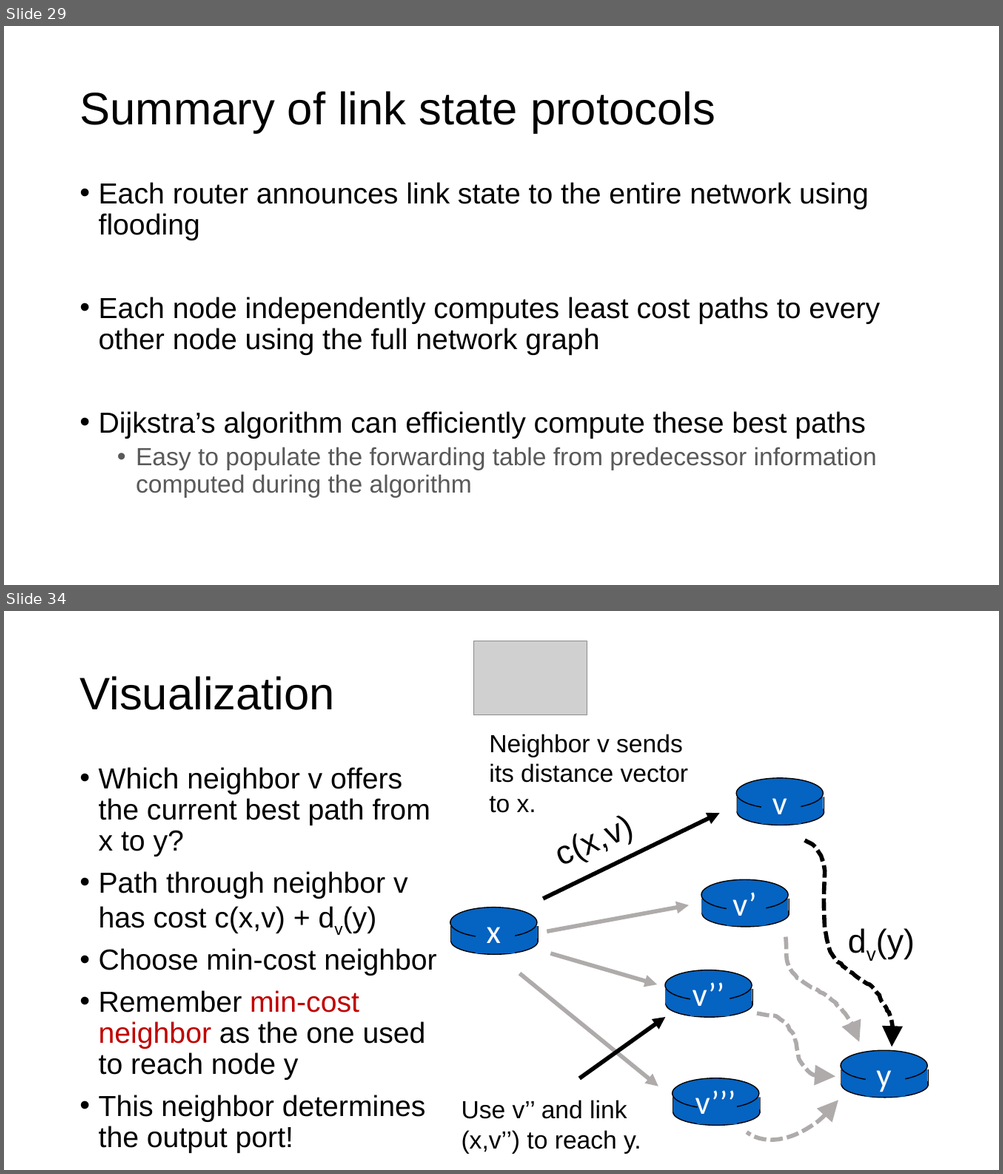
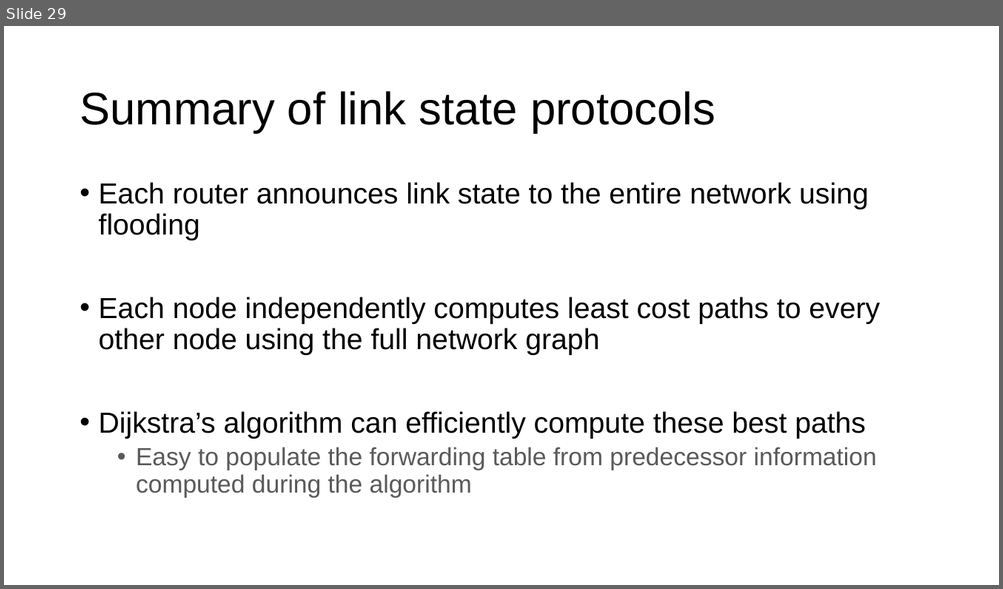
Before and after one commit to ngsrinivas/coursegen, a slide deck: ex/352-F24/staging/352-F24/lectures/23-net-debugging-routing.pptx. Shown one above the other, each under a label of ours: slides 29 and 34 before the commit, slide 29 after it; the slides between them are not shown. The pictures are 1003x1174 and 1003x589 pixels, drawn with LibreOffice and Linux fonts; fonts in the diff are those of the drawing; grey boxes stand for pictures. Boxes give left, top, right and bottom in pixels: in the first picture for what was removed or moved away, otherwise in the second. Text is boxed around its words. In the diff, an @@ line names an element or a change of style, - is before the commit and + after.

```diff
--- a/ex/352-F24/staging/352-F24/lectures/23-net-debugging-routing.pptx
+++ b/ex/352-F24/staging/352-F24/lectures/23-net-debugging-routing.pptx
@@ slide 34 removed at (4, 611, 999, 1170), background #FFFFFF @@
@@ picture removed at (473, 641, 586, 715) @@
@@ title removed at (79, 676, 335, 710) @@
-Visualization
@@ text removed at (489, 734, 688, 813) @@
-Neighbor v sends its distance vector to x.
@@ text removed at (99, 767, 436, 1153) @@
-• Which neighbor v offers the current best path from x to y?
-• Path through neighbor v has cost c(x,v) + dv(y)
-• Choose min-cost neighbor
-• Remember min-cost neighbor as the one used to reach node y
-• This neighbor determines the output port!
@@ group removed at (736, 778, 824, 825): 2 ellipses, 2 lines, 2 rectangles, 1 text @@
-v
@@ arrow removed from (543, 899) to (720, 813) @@
@@ text removed at (334, 833, 601, 935) @@
-c(x,v)
@@ freeform shape removed at (805, 841, 893, 1048) @@
@@ group removed at (701, 880, 789, 927): 2 ellipses, 2 lines, 2 rectangles, 1 text @@
-v’
@@ arrow removed from (547, 932) to (689, 906) @@
@@ group removed at (450, 908, 538, 955): 2 ellipses, 2 lines, 2 rectangles, 1 text @@
-x
@@ freeform shape removed at (785, 937, 859, 1042) @@
@@ text removed at (876, 928, 914, 960) @@
-dv(y)
@@ arrow removed from (551, 954) to (657, 985) @@
@@ arrow removed from (520, 974) to (658, 1087) @@
@@ group removed at (665, 971, 752, 1017): 2 ellipses, 2 lines, 2 rectangles, 1 text @@
-v’’
@@ arc (boxed as its full ellipse) removed at (703, 971, 887, 1165) @@
@@ arrow removed from (579, 1079) to (665, 1017) @@
@@ freeform shape removed at (757, 1014, 835, 1078) @@
@@ group removed at (840, 1051, 928, 1098): 2 ellipses, 2 lines, 2 rectangles, 1 text @@
-y
@@ group removed at (672, 1079, 760, 1126): 2 ellipses, 2 lines, 2 rectangles, 1 text @@
-v’’’
@@ text removed at (461, 1100, 641, 1154) @@
-Use v’’ and link (x,v’’) to reach y.
```
Also in this commit, not shown: 9 other slides removed, 6 other files.
